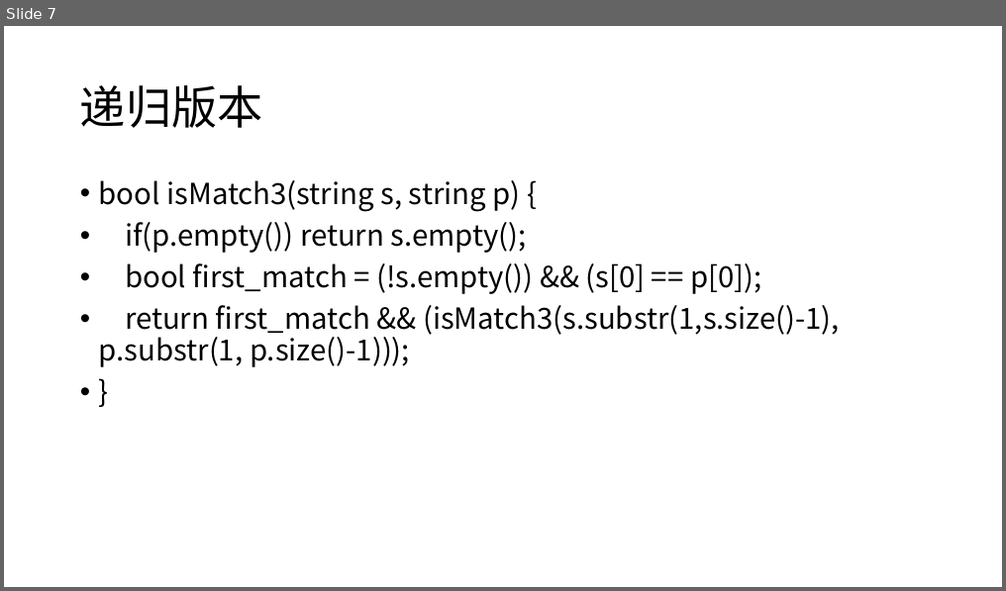
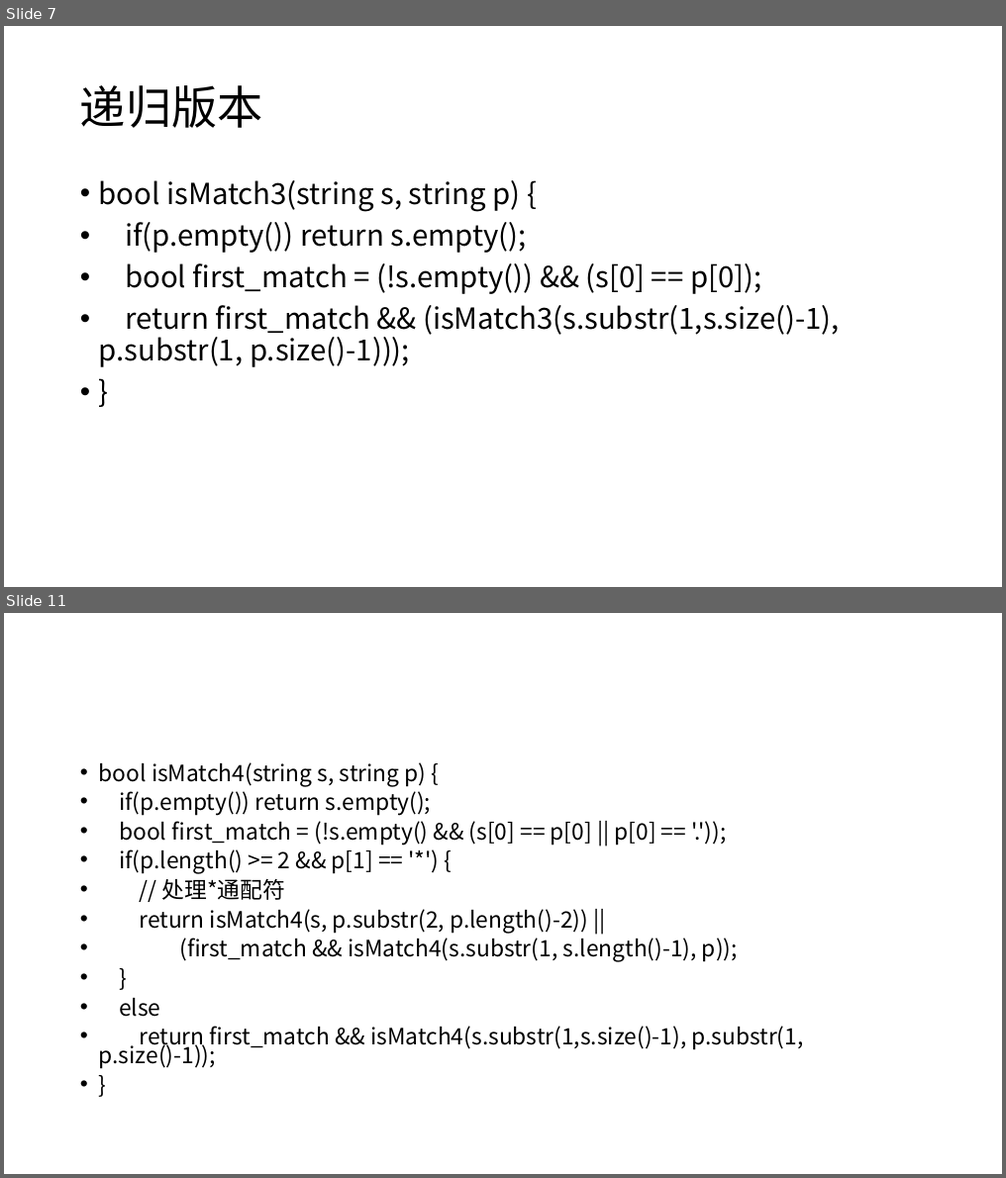
Before and after one commit to CR7dongfeng/my_leetcode, a slide deck: PPTs/10-正则表达式.pptx. Shown one above the other, each under a label of ours: slide 7 before the commit, slides 7 and 11 after it; the slides between them are not shown. The pictures are 1006x591 and 1006x1178 pixels, drawn with LibreOffice and Linux fonts; fonts in the diff are those of the drawing. Boxes give left, top, right and bottom in pixels: in the first picture for what was removed or moved away, otherwise in the second. Text is boxed around its words. In the diff, an @@ line names an element or a change of style, - is before the commit and + after.

```diff
--- a/PPTs/10-正则表达式.pptx
+++ b/PPTs/10-正则表达式.pptx
@@ slide 11 added at [4,613,1002,1174], background #FFFFFF @@
@@ text added at [99,762,803,1069], 21.7 pt, text #000000 @@
+• bool isMatch4(string s, string p) {
+• if(p.empty()) return s.empty();
+• bool first_match = (!s.empty() && (s[0] == p[0] || p[0] == '.'));
+• if(p.length() >= 2 && p[1] == '*') {
+• // 处理*通配符
+• return isMatch4(s, p.substr(2, p.length()-2)) ||
+• (first_match && isMatch4(s.substr(1, s.length()-1), p));
+• }
+• else
+• return first_match && isMatch4(s.substr(1,s.size()-1), p.substr(1, p.size()-1));
+• }
```
Also in this commit, not shown: 5 other slides added.
